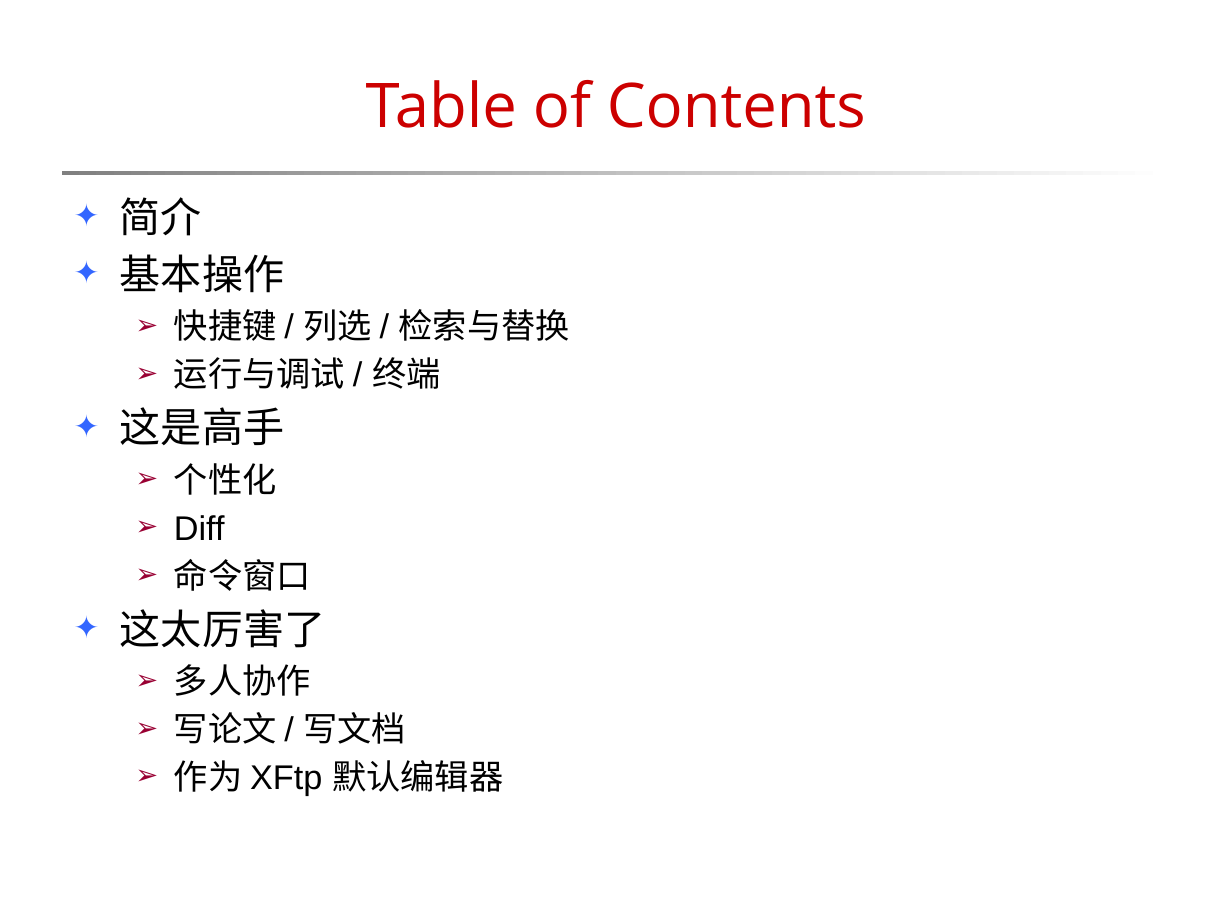
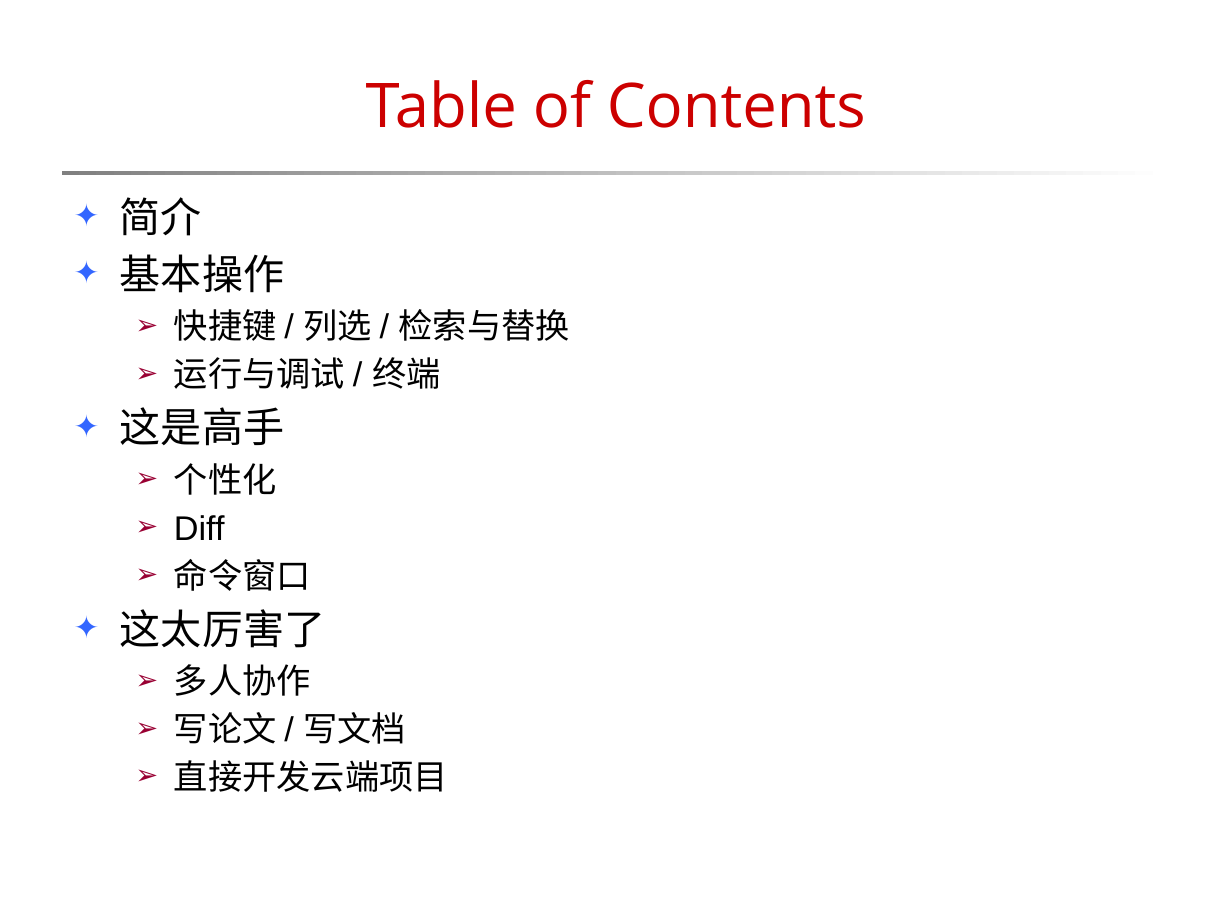
Before and after one commit to maokelong/CSDN-maokelong95, a slide deck: slide 2 of 共享资源/「2018-11-09」朋友，你听过 VS Code 吗？.pptx. Drawn at 1232x924 pixels with LibreOffice and Linux fonts; fonts in the diff are those of the drawing; background and template pictures are left out. Boxes give left, top, right and bottom in pixels: in the first picture for what was removed or moved away, otherwise in the second. Text is boxed around its words. In the diff, an @@ line names an element or a change of style, - is before the commit and + after.

```diff
--- a/共享资源/「2018-11-09」朋友，你听过 VS Code 吗？.pptx
+++ b/共享资源/「2018-11-09」朋友，你听过 VS Code 吗？.pptx
@@ text at (x1=174, y1=760, x2=448, y2=792): text changed @@
-  ➢ 作为 XFtp 默认编辑器
+  ➢ 直接开发云端项目
```
Also in this commit, not shown: 4 other slides changed, 1 slide added, 2 other files.
